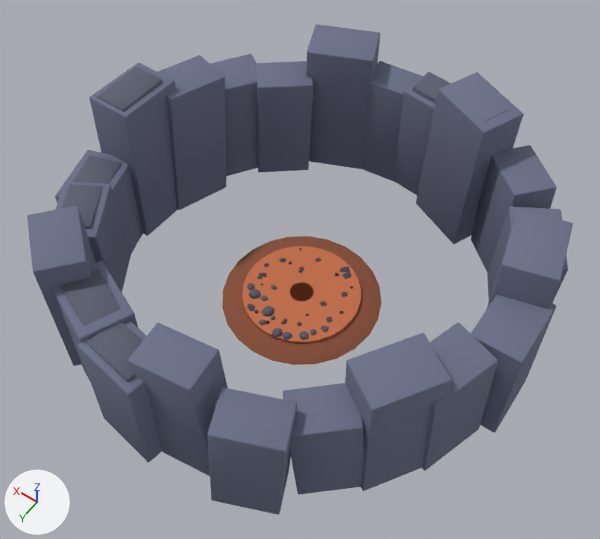
The glTF model game/assets/3d/env/yoke_ox.glb, before and after one commit.
One viewpoint serves both versions: a 50 mm camera at (-28.9, 40.8, 67.6) aimed at (-1.0, 1.7, 6.2). Every picture has the same lights, and +X, +Y and +Z are marked at lower left. The picture after the commit comes second. Vertices at exactly the same position are counted once.

The scene before the commit, as lines of its bpy script (objects in view):
```python
me_cone = bpy.data.meshes.new('Cone')
me_cone.from_pydata(...)  # 3181 vertices, 5966 faces; spans x -23.1..23.3, y -22.9..22.8, z -0.9..16.5
me_cone.materials.append(mat_colormap)  # picture img_colormap
ob_yokeoxground = bpy.data.objects.new('YokeOxGround', me_cone)
ob_yokeoxground.location = (0.0, 0.0, 0.0)
```
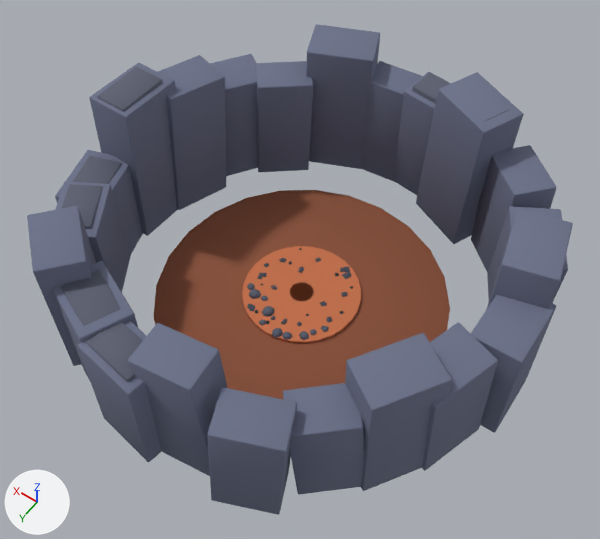
Boxes [x1, y1, x2, y2] around the edits, measured in the pictures (600 x 539 px; the box of a moved part takes in the faces that stretch with it):
part 1 of me_cone, moved or reshaped: before [222, 236, 381, 365]; after [154, 190, 450, 399]

The edits, one by one:
me_cone has 3181 vertices, 5966 faces and spans x -23.1..23.3, y -22.9..22.8, z -0.9..16.5.
me_cone is used by ob_yokeoxground; location (0.0, 0.0, 0.0).
me_cone part 1: the loose piece of 48 vertices spanning x -8.1..8.1, y -8.1..8.1, z -0.9..-0.4 is scaled about its middle by (1.85, 1.85, 1).
